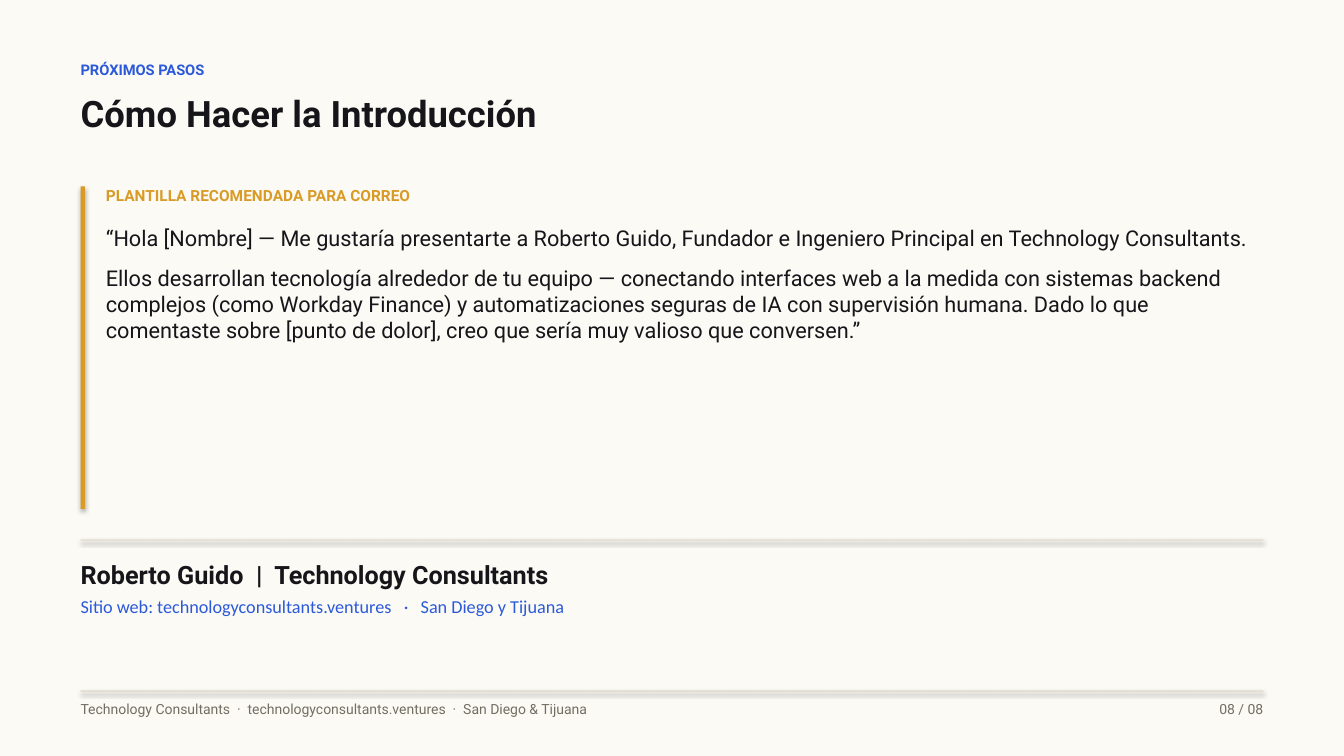
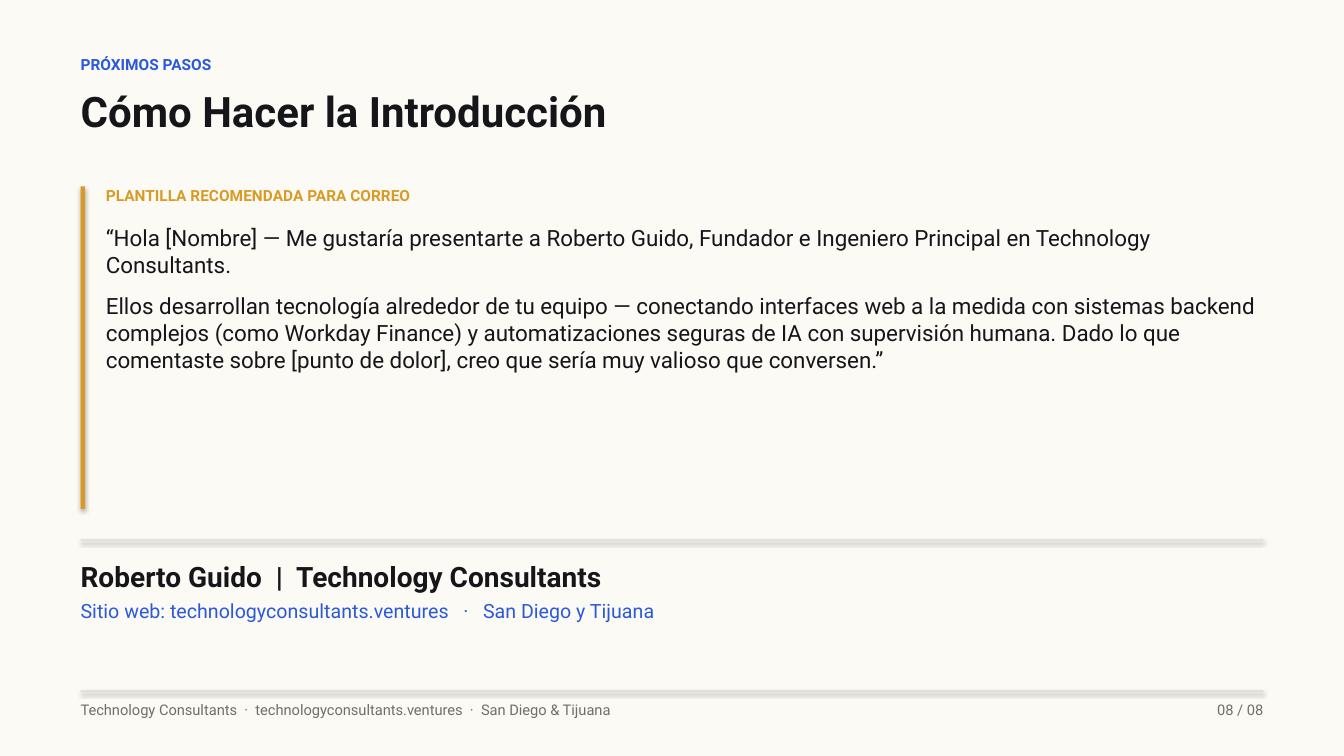
Before and after one commit to rguido198/TechnologyConsultantsVentures, a slide deck: slide 8 of Technology_Consultants_A_Quien_Enviarme_MX.pptx. Drawn at 1344x756 pixels with LibreOffice and Linux fonts; fonts in the diff are those of the drawing. Boxes give left, top, right and bottom in pixels: in the first picture for what was removed or moved away, otherwise in the second. Text is boxed around its words. In the diff, an @@ line names an element or a change of style, - is before the commit and + after.

```diff
--- a/Technology_Consultants_A_Quien_Enviarme_MX.pptx
+++ b/Technology_Consultants_A_Quien_Enviarme_MX.pptx
@@ text "PRÓXIMOS PASOS" at bbox=[81, 57, 212, 70]: size 10.5 to 11 pt @@
@@ text "Cómo Hacer la Introducción" at bbox=[81, 95, 607, 128]: size 26 to 30 pt @@
@@ text at bbox=[106, 227, 1254, 373]: size 15.5 to 16 pt @@
@@ text "Roberto Guido | Technology Consultants" at bbox=[81, 566, 654, 622]: size 18 to 20 pt in "Roberto Guido | Technology Consultants"; size 13 to 14 pt, font Calibri to Roboto in "Sitio web: technologyconsultants.ventures · San Diego y ..." @@
@@ text "Technology Consultants · technologyconsultants.ventures · ..." at bbox=[81, 704, 611, 718]: size 10 to 10.5 pt @@
@@ text "08 / 08" at bbox=[1217, 704, 1263, 715]: size 10 to 10.5 pt @@
```
Also in this commit, not shown: 7 other slides changed, 1 other file.
